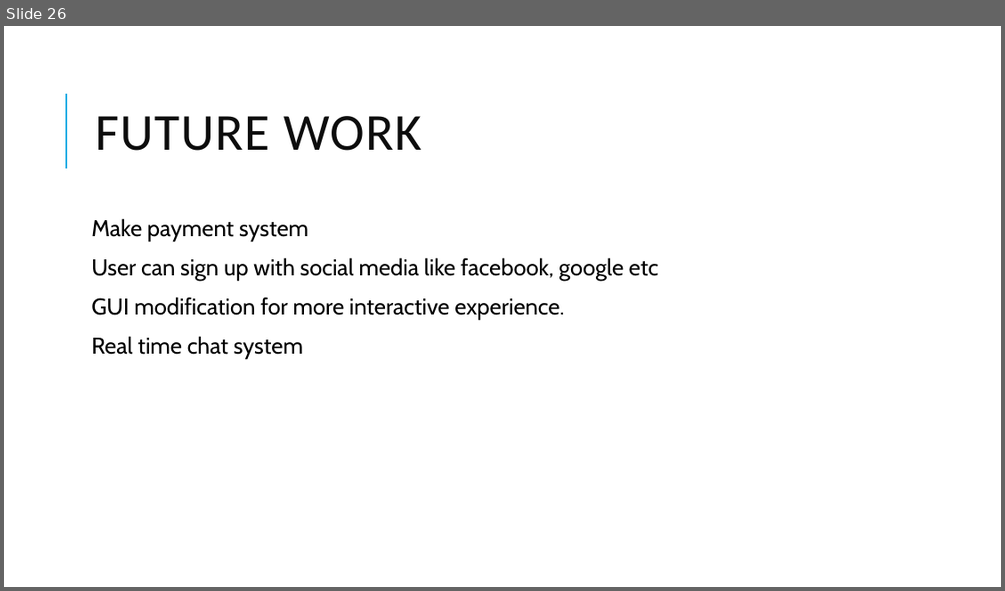
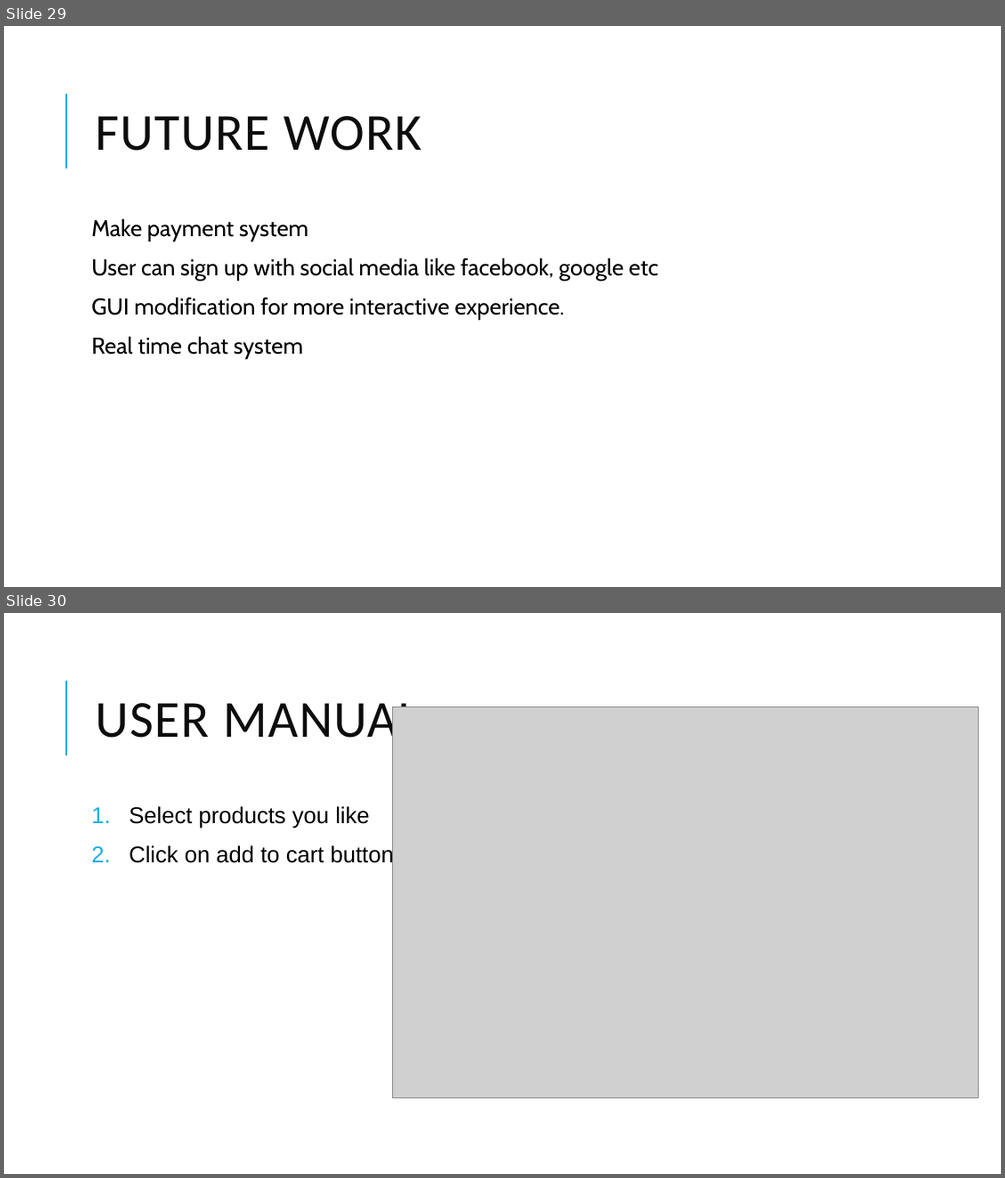
Before and after one commit to admondtamang/e-commerce-cp, a slide deck: E-commerce site.pptx. Shown one above the other, each under a label of ours: slide 26 before the commit, slides 29 and 30 after it. The pictures are 1005x591 and 1005x1178 pixels, drawn with LibreOffice and Linux fonts; fonts in the diff are those of the drawing; grey boxes stand for pictures. Boxes give left, top, right and bottom in pixels: in the first picture for what was removed or moved away, otherwise in the second. Text is boxed around its words. In the diff, an @@ line names an element or a change of style, - is before the commit and + after.

```diff
--- a/E-commerce site.pptx
+++ b/E-commerce site.pptx
@@ slide 30 added at (x1=4, y1=613, x2=1001, y2=1174), background #FFFFFF; not listed: 1 template element that a slide beside it also shows @@
@@ title added at (x1=95, y1=703, x2=420, y2=749), 50 pt, text #0D0D0D @@
+USER MANUAL
@@ picture added at (x1=393, y1=707, x2=979, y2=1097) @@
@@ text added at (x1=129, y1=806, x2=394, y2=868), 22 pt, text #000000 @@
+1. Select products you like
+2. Click on add to cart button
@@ what was slide 26 is now slide 29 @@
```
Also in this commit, not shown: 8 slides changed, 7 other slides added, 24 other files.
